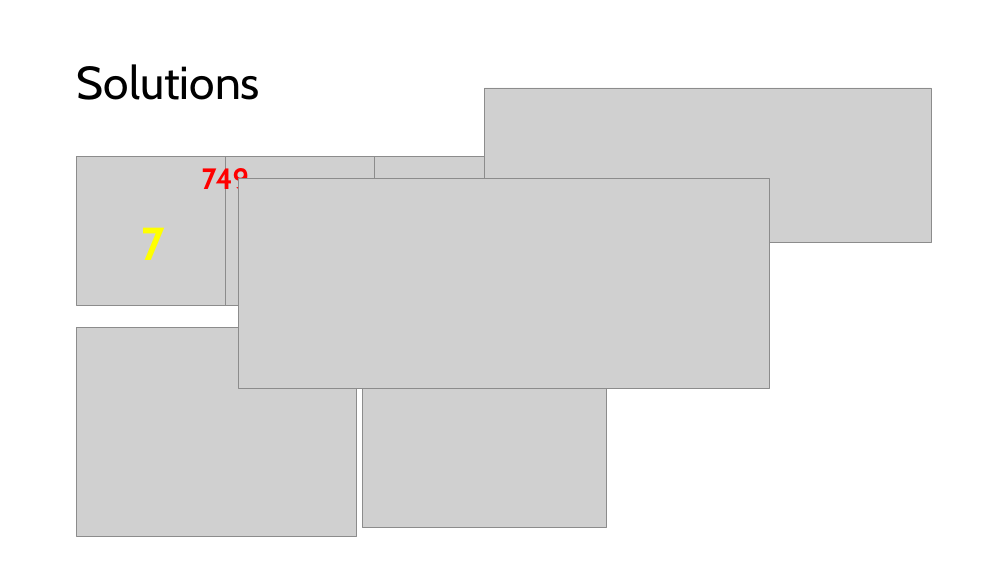
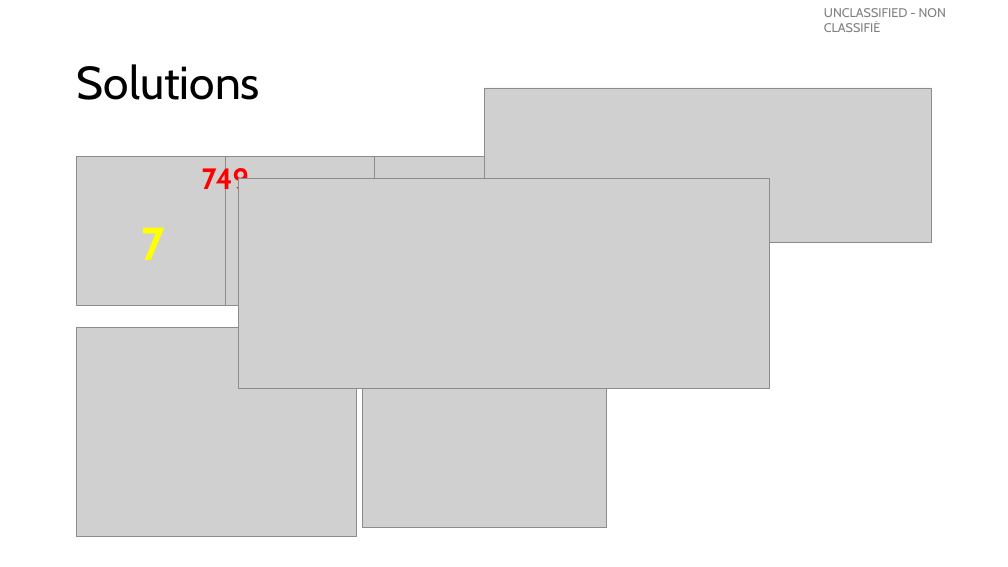
Before and after one commit to OttawaVisuals/EscapeBackpack, a slide deck: slide 10 of Hiking_Trip/Helper_Graphs.pptx (slide 8 before the commit). Drawn at 1008x567 pixels with LibreOffice and Linux fonts; fonts in the diff are those of the drawing; grey boxes stand for pictures. Boxes give left, top, right and bottom in pixels: in the first picture for what was removed or moved away, otherwise in the second. Text is boxed around its words. In the diff, an @@ line names an element or a change of style, - is before the commit and + after.

```diff
--- a/Hiking_Trip/Helper_Graphs.pptx
+++ b/Hiking_Trip/Helper_Graphs.pptx
@@ text added at box(824, 8, 946, 32), 12 pt, text #000000 at 50% opacity @@
+UNCLASSIFIED - NON CLASSIFIÉ
```
Also in this commit, not shown: 11 other slides changed, 2 slides added.
